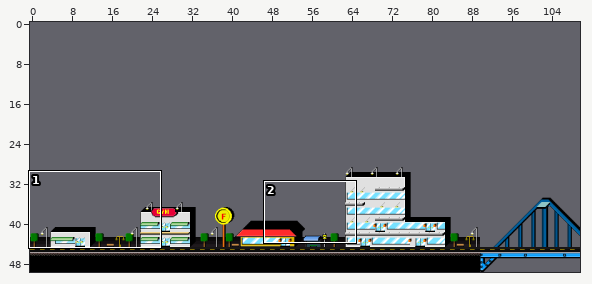
Tiled map (JSON), stored at phaser/DinoPixel/assets/tileMaps/stage.json. The picture above shows the old version from afar; the outline marks the close-up.
Close-up. Before:
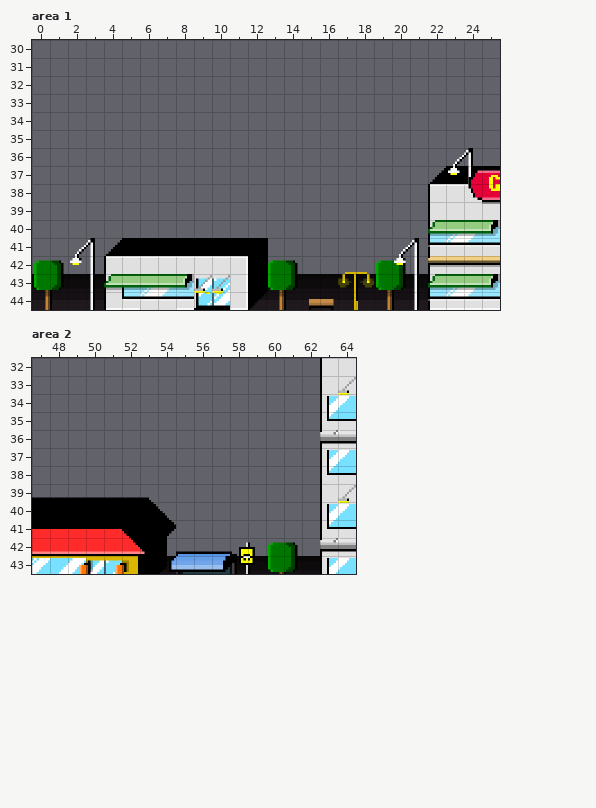
Cells are 32x32 px. Shown: area 1 x 0..25, y 30..44; area 2 x 47..64, y 32..43. The commit also changed other parts of the map, which this record leaves out.
Now the later version:
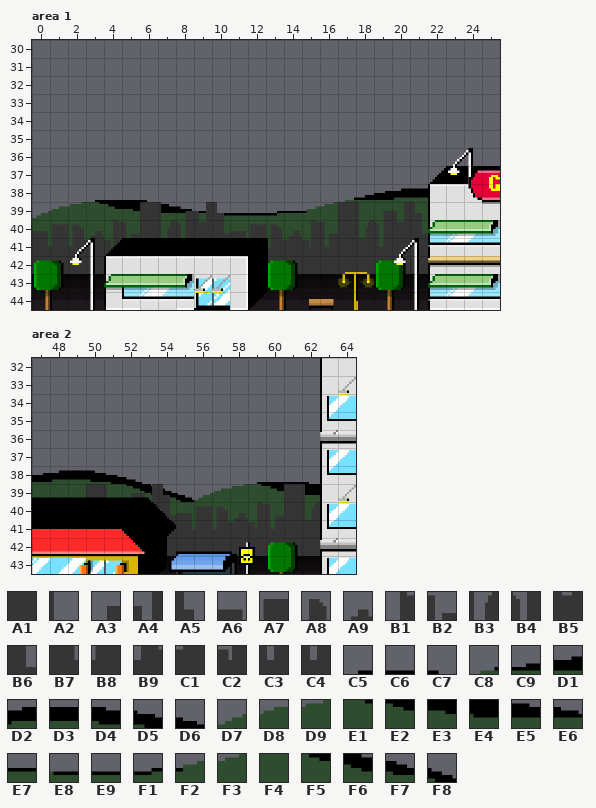
Key: from "cityThings": A1 1243, A2 1244, A3 1245, A4 1246, A5 1247, A6 1269, A7 1270, A8 1271, A9 1272, B1 1273, B2 1274, B3 1276, B4 1277, B5 1278, B6 1279, B7 1301, B8 1302, B9 1303, C1 1304, C2 1305, C3 1306, C4 1309, C5 1543, C6 1544, C7 1546, C8 1557, C9 1558, D1 1559, D2 1560, D3 1561, D4 1562, D5 1563, D6 1564, D7 1572, D8 1573, D9 1574, E1 1575, E2 1576, E3 1577, E4 1578, E5 1579, E6 1580, E7 1581, E8 1582, E9 1583, F1 1585, F2 1587, F3 1588, F4 1589, F5 1596, F6 1597, F7 1598, F8 1599.
__ is an empty cell.
Tiles of an added or newly shown layer are drawn over the layers below it.
From old to new:
Changed rows in their new state; .. is an unchanged cell.
Layer "bg2" (added), area 1:
first column x 0:
38 .. .. .. C5 C6 C6 C7 .. .. .. .. .. .. .. .. .. .. C8 C9 D1 D2 D3
39 D7 D8 D9 E1 E2 E3 .. E5 E6 E7 E8 E9 E9 F1 E7 F2 F3 .. F4 F4 F4 F4
40 F4 F4 F4 F4 F4 F4 .. F4 F4 F4 F4 F4 F4 F4 F4 F4 F4 .. F4 F4 F4 F4
41 F4 F4 F4 F4 F4 .. .. .. .. .. .. .. .. F4 F4 F4 F4 .. .. F4 .. ..
Layer "bg1" (added), area 1:
first column x 0:
39 .. .. .. .. .. .. A1 A2 A3 A4 A5 .. .. .. .. .. .. A1 A2 A3 A4 A5
40 A6 A7 A8 A9 B1 B2 A1 B3 B4 B5 B6 A6 A7 A8 A9 B1 B2 A1 B3 B4 B5 B6
41 B7 B8 B9 C1 C2 .. .. .. .. .. .. .. .. B9 C1 C2 C3 A1 A1 C4 A1 A1
42 A1 A1 A1 A1 .. .. .. .. .. .. .. .. .. A1 A1 A1 A1 A1 A1 A1 A1 A1
Layer "bg2" (added), area 2:
first column x 47:
38 D1 D2 D3 D4 D5 D6 .. .. .. .. .. .. C5 C6 C6 C7
39 F4 F4 F4 .. F4 F5 F6 F7 F8 D7 D8 D9 E1 E2 .. E4
40 .. .. .. .. .. .. F4 F4 F4 F4 F4 F4 F4 F4 .. F4
41 .. .. .. .. .. .. .. .. F4 F4 F4 F4 F4 F4 .. ..
Layer "bg1" (added), area 2:
first column x 50:
39 A1 A2 A3 A4 A5 .. .. .. .. .. .. A1 A2
40 .. .. .. B5 B6 A6 A7 A8 A9 B1 B2 A1 B3
41 .. .. .. .. A1 B7 B8 B9 C1 C2 C3 A1 A1
42 .. .. .. .. A1 A1 A1 A1 A1 A1 A1 A1 A1
